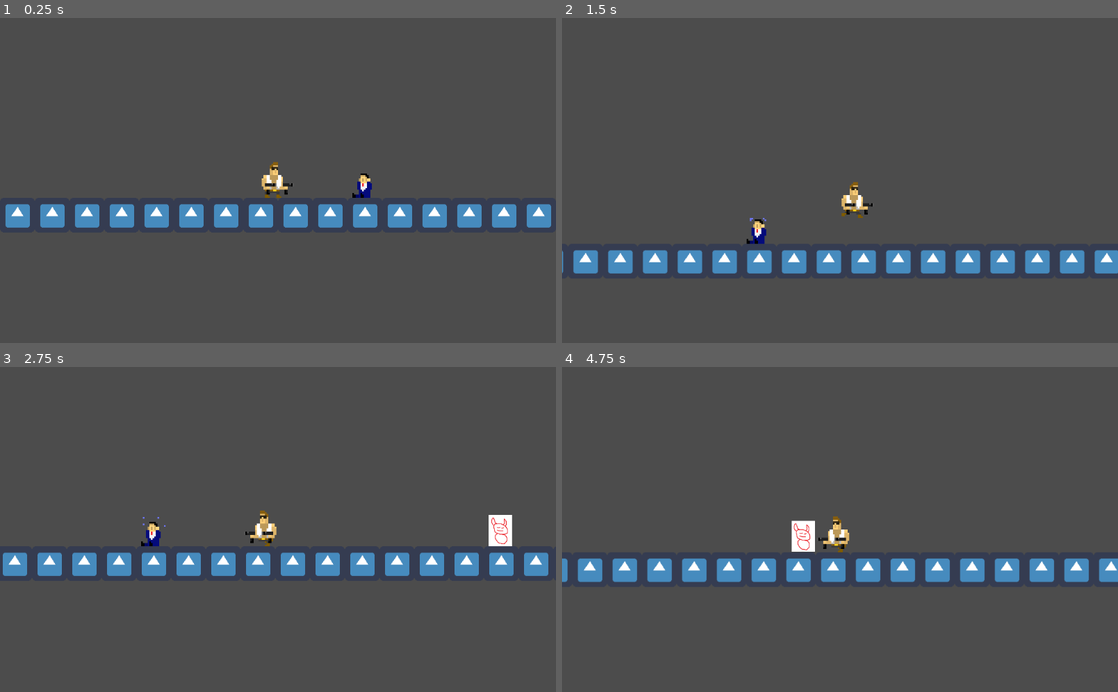
Above: before the commit, frames 1-4 (two rows, left to right).
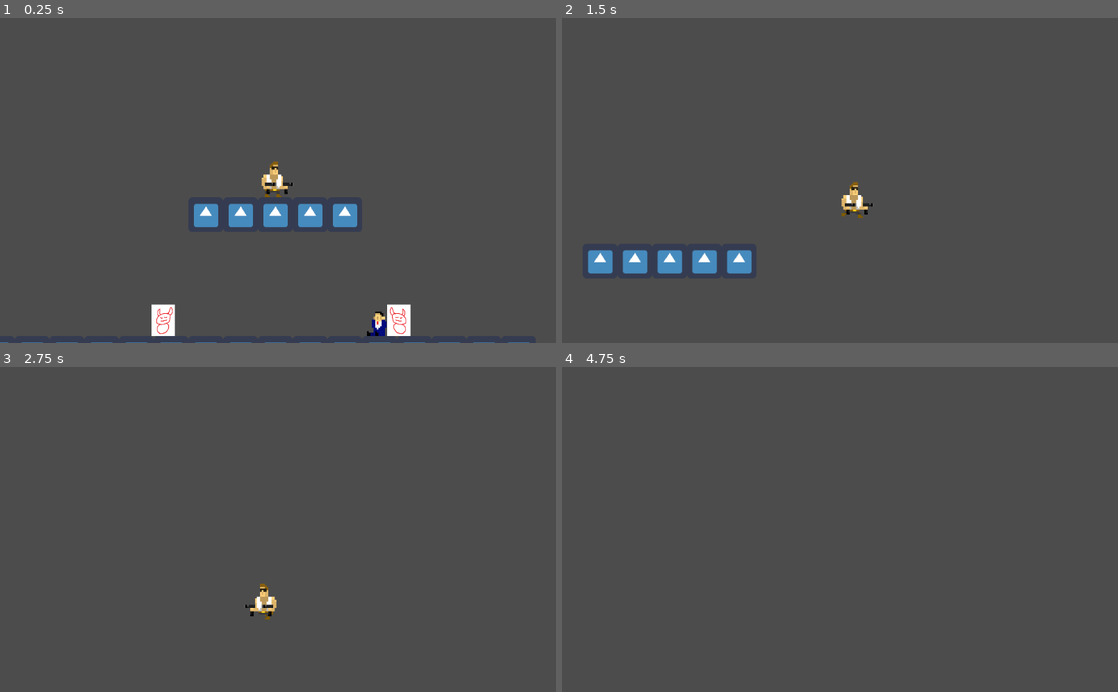
Above: after the commit, the same moments.

Repository: Slimonade1/Eksamensprojekt
Game: Godot game, scene res://Scenes/masterScene.tscn
Same seed, same stepped clock (60 frames per second), same inputs: the game is played once before the commit and once after it. The engine's default icon, where the game draws it, is replaced by a stand-in: a white triangle on a blue panel in a dark square.
Inputs:
- Up to frame 1 (0.25 s): no input
- Up to frame 2 (1.5 s): hold D (ui_right) from 0.53 s (still down); tap W (ui_up) at 0.77 s
- Up to frame 3 (2.75 s): tap W (ui_up) at 1.52 s; release D (ui_right) at 2.03 s; hold A (ui_left) from 2.03 s (still down)
- Up to frame 4 (4.75 s): release A (ui_left) at 2.78 s; hold D (ui_right) 2.78-4.28 s; tap W (ui_up) at 3.02, 3.77, 4.52 s; hold A (ui_left) from 4.28 s (still down)

The runs differ from the first frame. In frame 1, 6.4% of the frame differs, in the area x 0-100%, y 44-100%; in frame 2, 5.3%; in frame 3, 6.2%; in frame 4, 6.0%.

Commit message:
#8 Edge detection

Diff:
--- /dev/null
+++ b/Scenes/EdgeDetection.tscn
@@ -0,0 +1,17 @@
+[gd_scene load_steps=3 format=2]
+
+[ext_resource path="res://Scripts/OnPlatform.gd" type="Script" id=1]
+
+[sub_resource type="RectangleShape2D" id=1]
+extents = Vector2( 21, 75 )
+
+[node name="EdgeDetection" type="Area2D"]
+collision_layer = 8
+collision_mask = 4
+script = ExtResource( 1 )
+
+[node name="CollisionShape2D" type="CollisionShape2D" parent="."]
+position = Vector2( -1, 2 )
+shape = SubResource( 1 )
+
+[connection signal="body_entered" from="." to="." method="_on_EdgeDetection_body_entered"]
--- a/Scenes/Enemy.tscn
+++ b/Scenes/Enemy.tscn
@@ -16,6 +16,7 @@
 
 [node name="Enemy" type="KinematicBody2D"]
 scale = Vector2( 3, 3 )
+collision_layer = 4
 collision_mask = 3
 script = ExtResource( 3 )
 
--- a/Scenes/Player.tscn
+++ b/Scenes/Player.tscn
@@ -50,6 +50,7 @@
 [node name="Player" type="KinematicBody2D"]
 position = Vector2( 0, -10 )
 scale = Vector2( 3, 3 )
+collision_mask = 4
 script = ExtResource( 1 )
 
 [node name="playerSprite" type="AnimatedSprite" parent="."]
--- a/Scenes/gameScene.tscn
+++ b/Scenes/gameScene.tscn
@@ -1,9 +1,10 @@
-[gd_scene load_steps=7 format=2]
+[gd_scene load_steps=8 format=2]
 
 [ext_resource path="res://Scenes/Player.tscn" type="PackedScene" id=1]
 [ext_resource path="res://icon.png" type="Texture" id=2]
 [ext_resource path="res://Scenes/Companion.tscn" type="PackedScene" id=3]
 [ext_resource path="res://Scenes/Enemy.tscn" type="PackedScene" id=4]
+[ext_resource path="res://Scenes/EdgeDetection.tscn" type="PackedScene" id=5]
 
 [sub_resource type="ConvexPolygonShape2D" id=1]
 points = PoolVector2Array( 0, 0, 64, 0, 64, 64, 0, 64 )
@@ -34,6 +35,7 @@
 [node name="gameScene" type="Node2D"]
 
 [node name="Player" parent="." instance=ExtResource( 1 )]
+position = Vector2( -27, -262 )
 
 [node name="Camera2D" type="Camera2D" parent="Player"]
 position = Vector2( 0, 10 )
@@ -47,7 +49,7 @@
 tile_set = SubResource( 2 )
 cell_quadrant_size = 64
 format = 1
-tile_data = PoolIntArray( -65499, 0, 0, 131062, 0, 0, 131063, 0, 0, 131064, 0, 0, 131065, 0, 0, 131066, 0, 0, 131067, 0, 0, 131068, 0, 0, 131069, 0, 0, 131070, 0, 0, 131071, 0, 0, 65536, 0, 0, 65537, 0, 0, 65538, 0, 0, 65539, 0, 0, 65540, 0, 0, 65541, 0, 0, 65542, 0, 0, 65543, 0, 0, 65544, 0, 0, 65545, 0, 0, 65546, 0, 0, 65547, 0, 0, 65548, 0, 0, 65549, 0, 0, 65550, 0, 0, 65551, 0, 0, 65552, 0, 0, 65553, 0, 0, 65554, 0, 0, 65555, 0, 0, 65556, 0, 0, 65557, 0, 0 )
+tile_data = PoolIntArray( -131075, 0, 0, -131074, 0, 0, -131073, 0, 0, -196608, 0, 0, -196607, 0, 0, -65499, 0, 0, 131062, 0, 0, 131063, 0, 0, 131064, 0, 0, 131065, 0, 0, 131066, 0, 0, 131067, 0, 0, 131068, 0, 0, 131069, 0, 0, 131070, 0, 0, 131071, 0, 0, 65536, 0, 0, 65537, 0, 0, 65538, 0, 0, 65539, 0, 0, 65540, 0, 0, 65541, 0, 0, 65542, 0, 0 )
 
 [node name="Companions" type="Node" parent="."]
 
@@ -57,4 +59,16 @@
 [node name="Enemies" type="Node" parent="."]
 
 [node name="Enemy" parent="Enemies" instance=ExtResource( 4 )]
-position = Vector2( 964, 19 )
+position = Vector2( -288, 23 )
+
+[node name="Enemy2" parent="Enemies" instance=ExtResource( 4 )]
+position = Vector2( 246, 27 )
+speed = -200
+
+[node name="EdgeDetection" type="Node" parent="Enemies"]
+
+[node name="EdgeDetection" parent="Enemies/EdgeDetection" instance=ExtResource( 5 )]
+position = Vector2( -653, -16 )
+
+[node name="EdgeDetection2" parent="Enemies/EdgeDetection" instance=ExtResource( 5 )]
+position = Vector2( 467, -13 )
--- a/Scripts/Enemy.gd
+++ b/Scripts/Enemy.gd
@@ -1,10 +1,11 @@
 extends KinematicBody2D
 
-var speed = 60
+export var speed = 200
 var jumpForce = 800
 var gravity = 2000
 
 var vel = Vector2()
+var turn = false
 
 onready var sprite = $EnemySprite
 
@@ -16,7 +17,7 @@
 	vel.x = 0
 
 	#movement left and right
-	vel.x -= speed
+	vel.x += speed
 
 	#apply gravity to player
 	vel.y += gravity * delta
@@ -28,3 +29,10 @@
 		sprite.flip_h = true
 	if vel.x > 0:
 		sprite.flip_h = false
+
+
+func turnAround():
+	turn = true
+	if turn:
+		speed *= -1
+		turn = false
--- /dev/null
+++ b/Scripts/OnPlatform.gd
@@ -0,0 +1,4 @@
+extends Area2D
+
+func _on_EdgeDetection_body_entered(body):
+	body.turnAround()
--- a/project.godot
+++ b/project.godot
@@ -57,8 +57,10 @@
 
 [layer_names]
 
-2d_physics/layer_1="Player and Enemy"
+2d_physics/layer_1="Player"
 2d_physics/layer_2="Bullets"
+2d_physics/layer_3="Enemies"
+2d_physics/layer_4="EdgeDetection"
 
 [physics]
 
